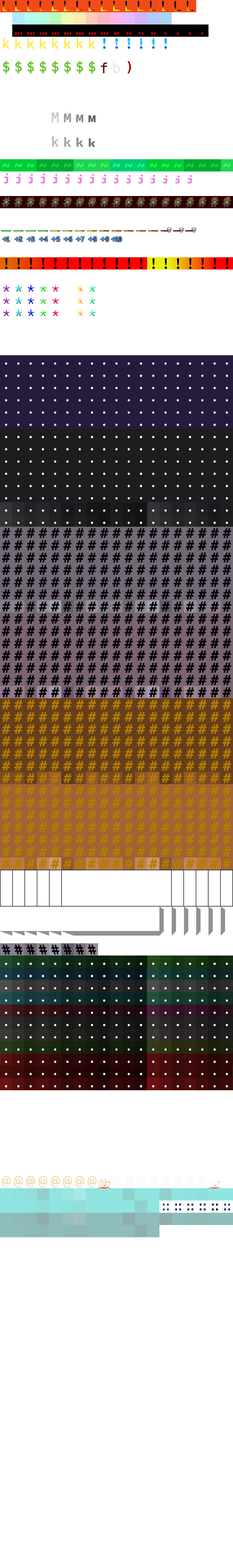
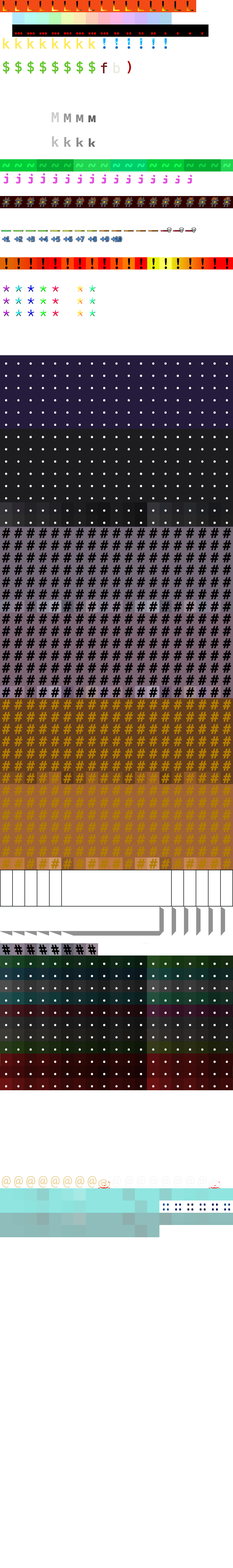
Layers edited between the first and the second 233 x 1568 image:
painted on "Pasted Layer #1" over [3, 173, 192, 270]
